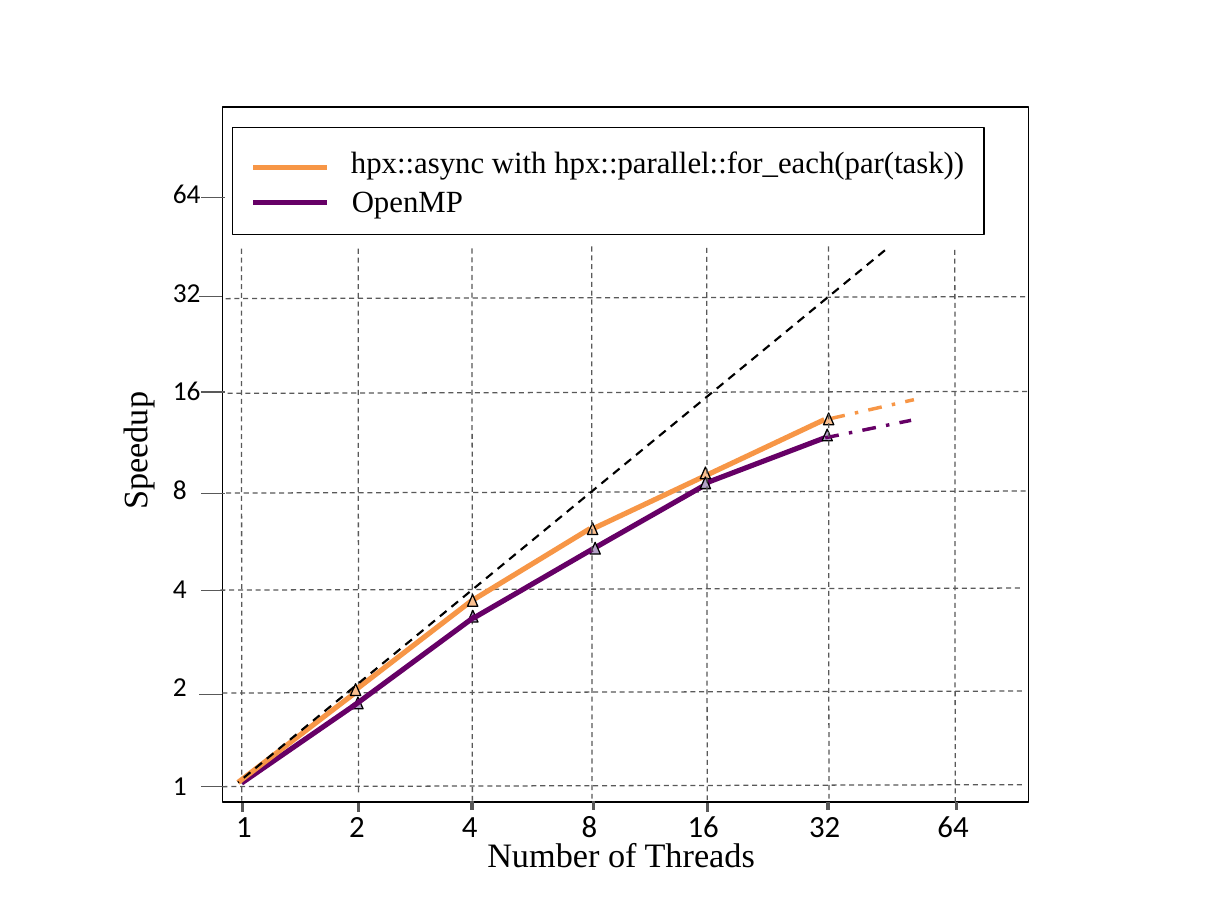
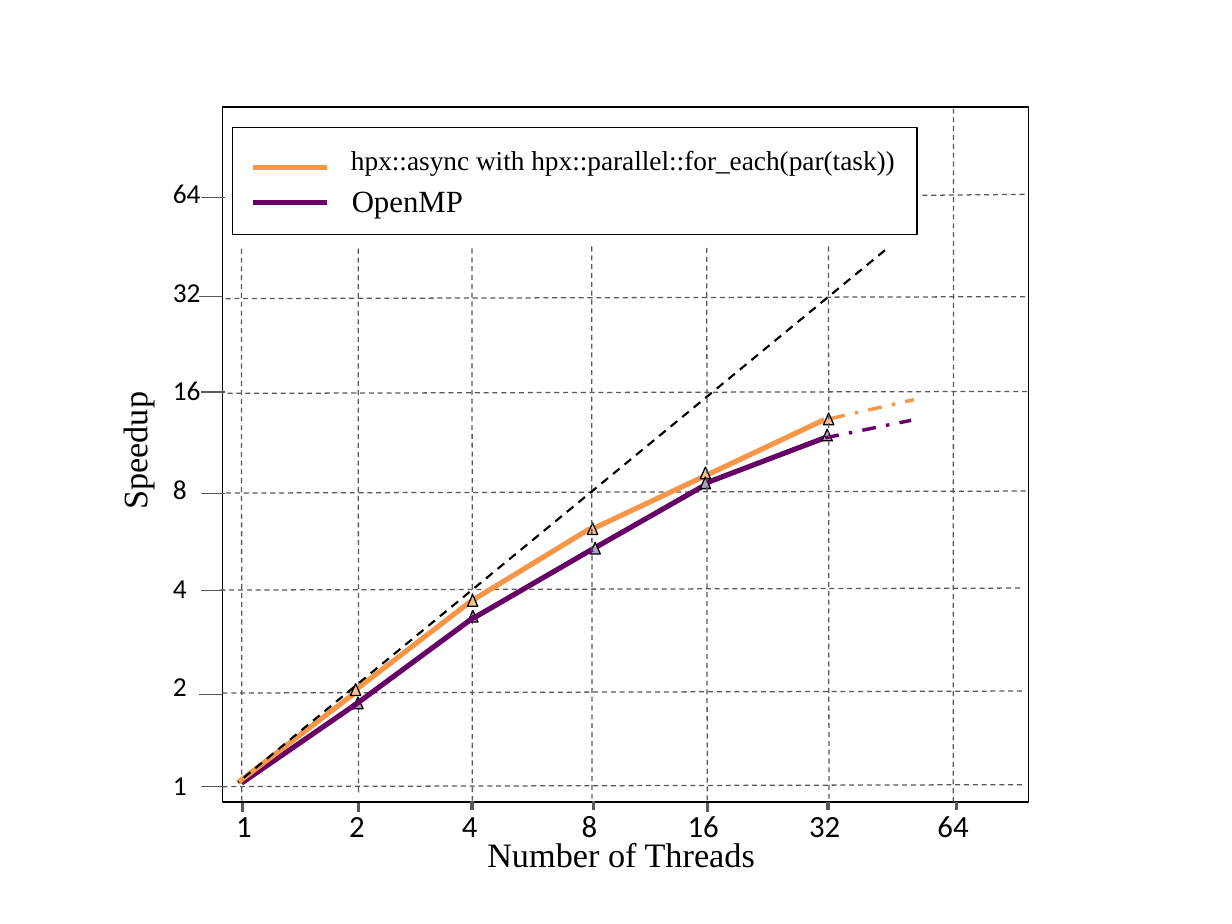
Before and after one commit to zkhatami88/OP2_HPX, a slide deck: slide 6 of Reports/R5/P1.pptx. Drawn at 1232x924 pixels with LibreOffice and Linux fonts; fonts in the diff are those of the drawing. Boxes give left, top, right and bottom in pixels: in the first picture for what was removed or moved away, otherwise in the second. Text is boxed around its words. In the diff, an @@ line names an element or a change of style, - is before the commit and + after.

```diff
--- a/Reports/R5/P1.pptx
+++ b/Reports/R5/P1.pptx
@@ line moved from (955, 250) - (955, 802) to (954, 108) - (954, 803) @@
@@ rectangle: place and size @@
-rectangle at [233,128,984,235]
+rectangle at [233,128,918,235]
@@ text "hpx::async with hpx::parallel::for_each(par(task))" at [351,150,895,175]: size 18 to 16 pt @@
@@ line added from (923, 196) to (1029, 195), #595959 0.75 pt dashed @@
```
Also in this commit, not shown: 2 other slides changed, 14 other files.
